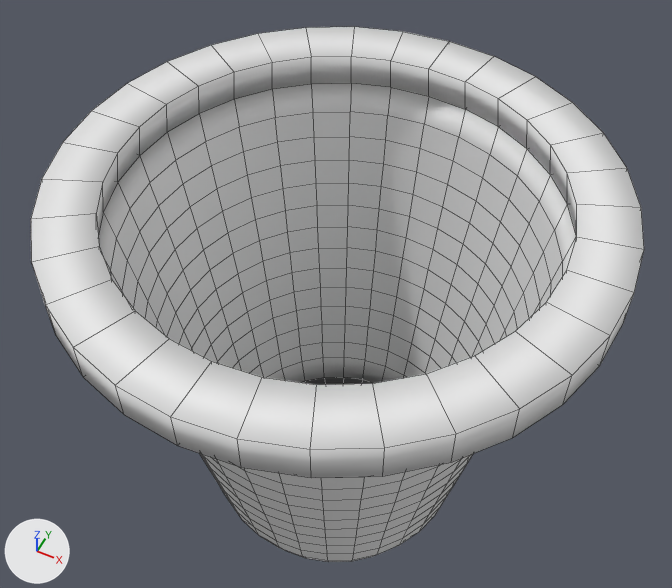
Before and after pictures for a commit that changed the FBX model VirtualSurgeryRoom/VirtualSurgeryRoom/Assets/Prefabs/Tresh.fbx.
Before and after are seen from a 50 mm lens placed at (6.192, 4.186, 4.851), pointed at (5.893, 4.785, 4.103). The lights are fixed; the arrows at lower left show +X, +Y and +Z. Mesh edges are drawn as thin lines. Vertices at the same position are counted once.

Names of what the first picture shows: 'Trash2'.
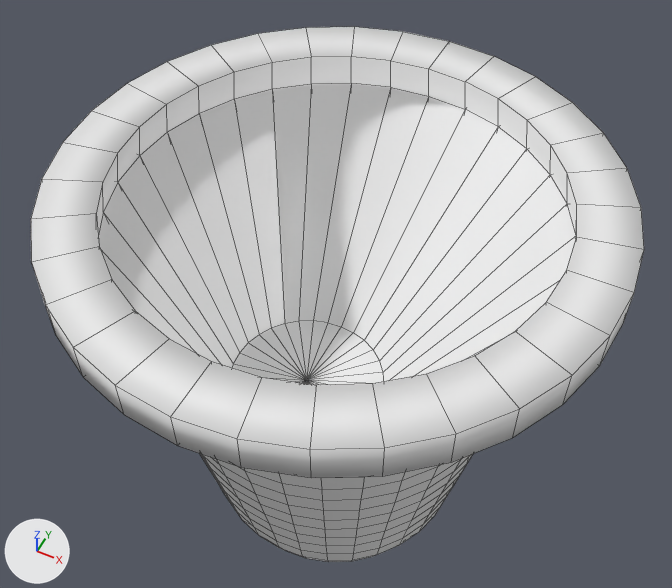
The newer file is also rescaled (x0.964), turned or shifted as a whole; pictures and numbers use the older file's frame.

Where the change shows, as pixel boxes (x1, y1, x2, y2) in the pictures (672 x 588 px):
part 1 of me_circle_007, added: after (98, 83, 576, 385)

What changed in the scene script:
```text
Change me_circle_007:
    used by ob_trash2; location = (5.914, 4.745, 3.835)
    remove me_circle_007.from_pydata(...)  # 672 vertices, 673 faces; spans x -0.269..0.269, y -0.269..0.269, z 0.0..0.453
    add me_circle_007.from_pydata(...)  # 736 vertices, 737 faces; spans x -0.269..0.269, y -0.269..0.269, z 0.0..0.453
    me_circle_007 part 1
    64 vertices are added at x -0.129..0.05, y -0.087..0.092, z 0.147
    64 new faces join them
```
